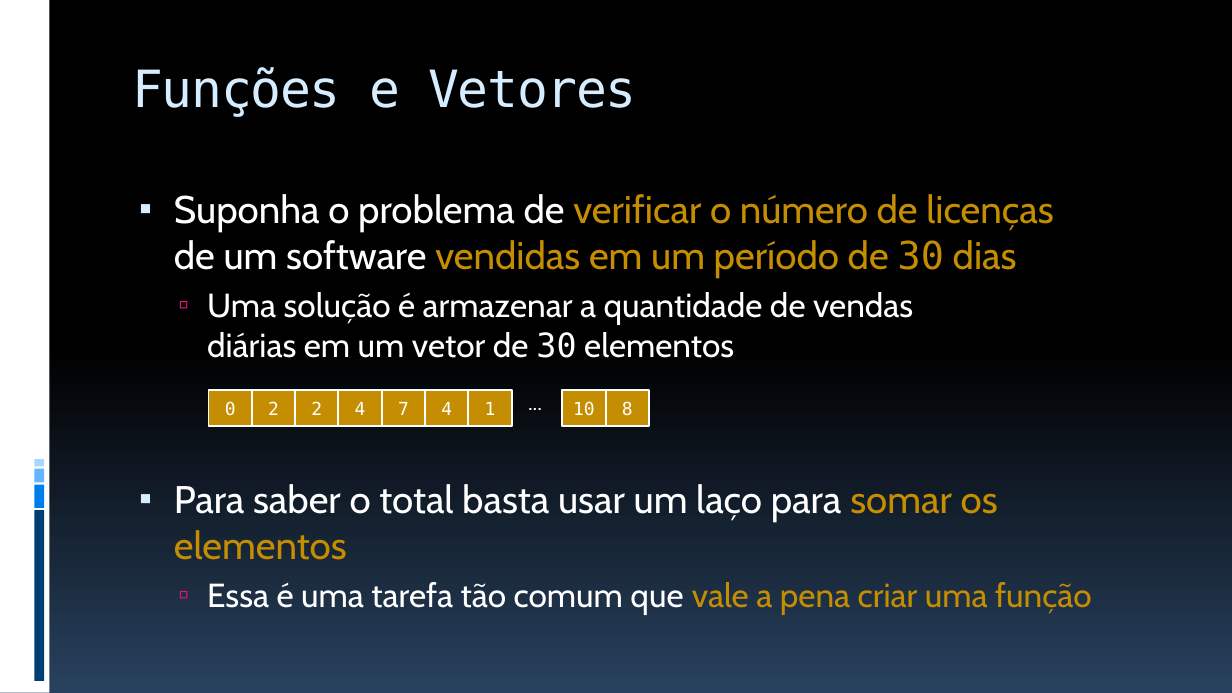
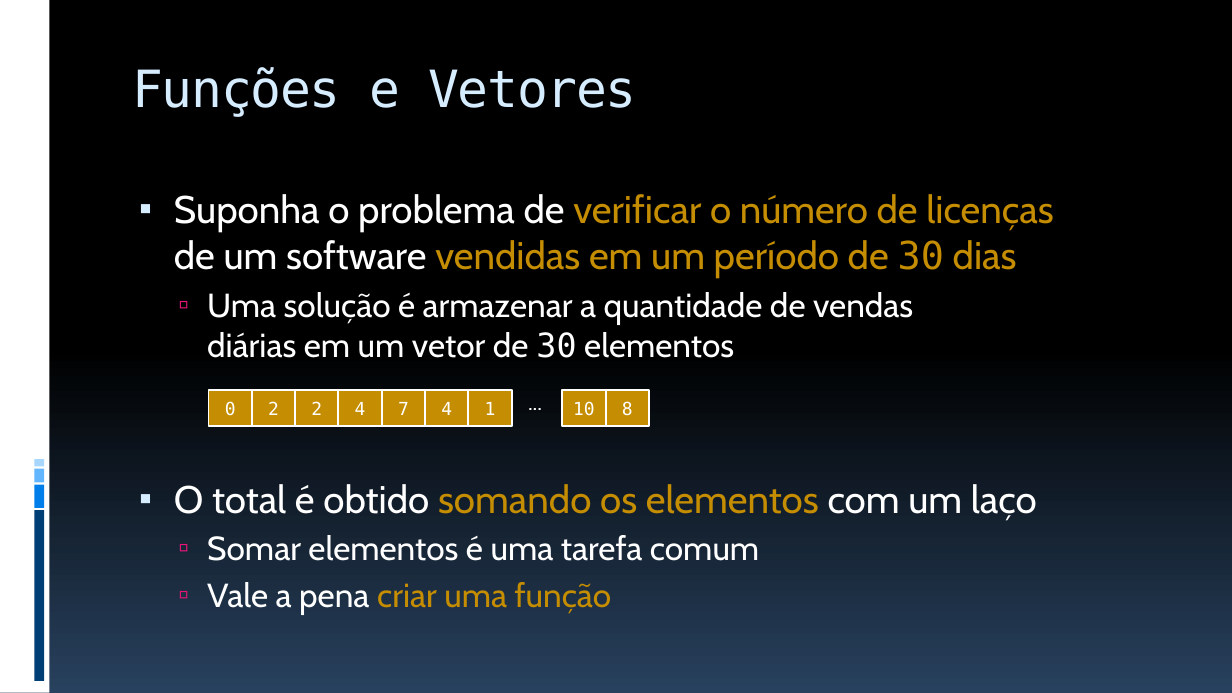
Before and after one commit to JudsonSS/ProgComp, a slide deck: slide 7 of Slides/25. Funções com Vetores.pptx. Drawn at 1232x693 pixels with LibreOffice and Linux fonts; fonts in the diff are those of the drawing. Boxes give left, top, right and bottom in pixels: in the first picture for what was removed or moved away, otherwise in the second. Text is boxed around its words. In the diff, an @@ line names an element or a change of style, - is before the commit and + after.

```diff
--- a/Slides/25. Funções com Vetores.pptx
+++ b/Slides/25. Funções com Vetores.pptx
@@ text at (x1=174, y1=484, x2=1037, y2=615): text changed; size 30 to 26 pt @@
-▪ Para saber o total basta usar um laço para somar os elementos
-  ▫ Essa é uma tarefa tão comum que vale a pena criar uma função
+▪ O total é obtido somando os elementos com um laço
+  ▫ Somar elementos é uma tarefa comum
+  ▫ Vale a pena criar uma função
```
Also in this commit, not shown: 10 other slides changed, 1 other file.
